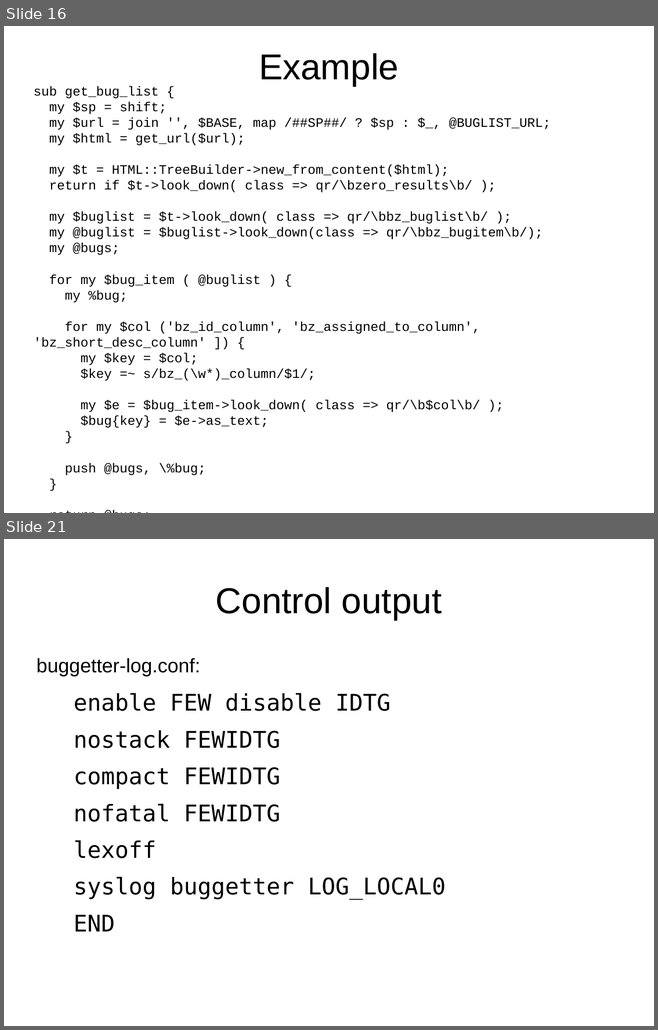
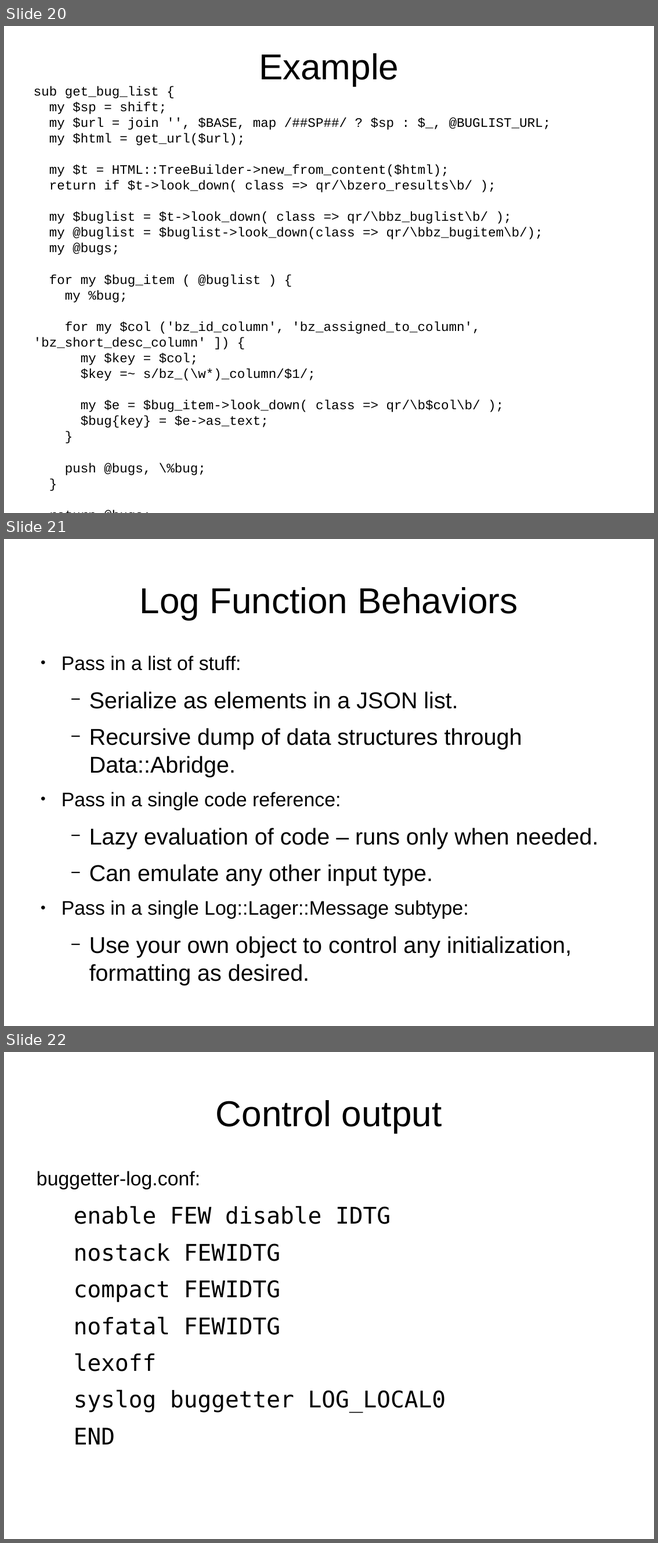
Before and after one commit to daotoad/Log-Lager, a slide deck: doc/Log-Lager.odp. Shown one above the other, each under a label of ours: slides 16 and 21 before the commit, slides 20, 21 and 22 after it; the slides between them are not shown. The pictures are 658x1030 and 658x1543 pixels, drawn with LibreOffice and Linux fonts; fonts in the diff are those of the drawing. Boxes give left, top, right and bottom in pixels: in the first picture for what was removed or moved away, otherwise in the second. Text is boxed around its words. In the diff, an @@ line names an element or a change of style, - is before the commit and + after.

```diff
--- a/doc/Log-Lager.odp
+++ b/doc/Log-Lager.odp
@@ slide 21 added at [4,539,654,1026], background #FFFFFF @@
@@ title added at [140,587,517,620], 44 pt, text #000000 @@
+Log Function Behaviors
@@ text added at [61,656,598,986], 28 pt, text #000000 @@
+● Pass in a list of stuff:
+  − Serialize as elements in a JSON list.
+  − Recursive dump of data structures through Data::Abridge.
+● Pass in a single code reference:
+  − Lazy evaluation of code – runs only when needed.
+  − Can emulate any other input type.
+● Pass in a single Log::Lager::Message subtype:
+  − Use your own object to control any initialization, formatting as desired.
@@ what was slide 16 is now slide 20 @@
@@ what was slide 21 is now slide 22 @@
```
Also in this commit, not shown: 3 other slides added.
